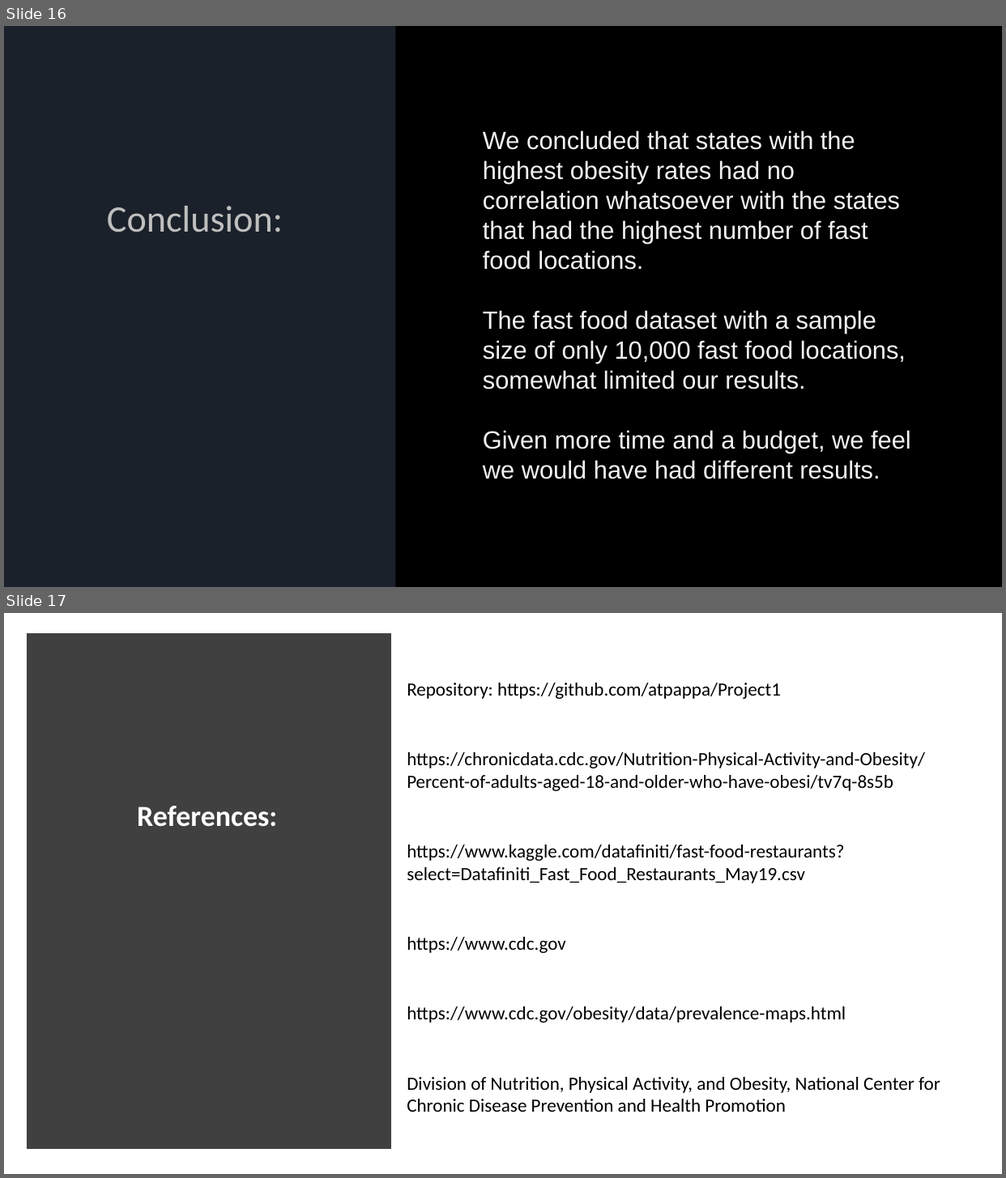
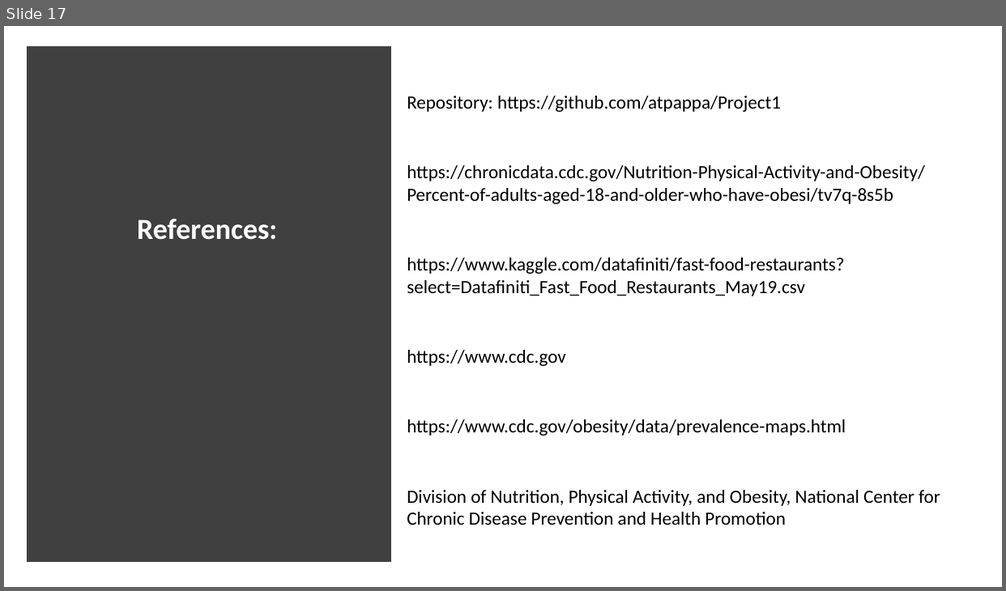
Before and after one commit to atpappa/Project1, a slide deck: Project 1 - 8-3-20 - 2.pptx. Shown one above the other, each under a label of ours: slides 16 and 17 before the commit, slide 17 after it. The pictures are 1006x1178 and 1006x591 pixels, drawn with LibreOffice and Linux fonts; fonts in the diff are those of the drawing. Boxes give left, top, right and bottom in pixels: in the first picture for what was removed or moved away, otherwise in the second. Text is boxed around its words. In the diff, an @@ line names an element or a change of style, - is before the commit and + after.

Commit message:
Final

```diff
--- a/Project 1 - 8-3-20 - 2.pptx
+++ b/Project 1 - 8-3-20 - 2.pptx
@@ slide 16 removed at [4,26,1002,587], background #FFFFFF @@
@@ rectangle removed at [4,26,1002,587] @@
@@ rectangle removed at [4,26,395,587] @@
@@ text removed at [483,130,911,480] @@
-We concluded that states with the highest obesity rates had no correlation whatsoever with the states that had the highest number of fast food locations.
-The fast food dataset with a sample size of only 10,000 fast food locations, somewhat limited our results.
-Given more time and a budget, we feel we would have had different results.
@@ text removed at [107,206,283,233] @@
-Conclusion:
```
Also in this commit, not shown: 1 slide added.
